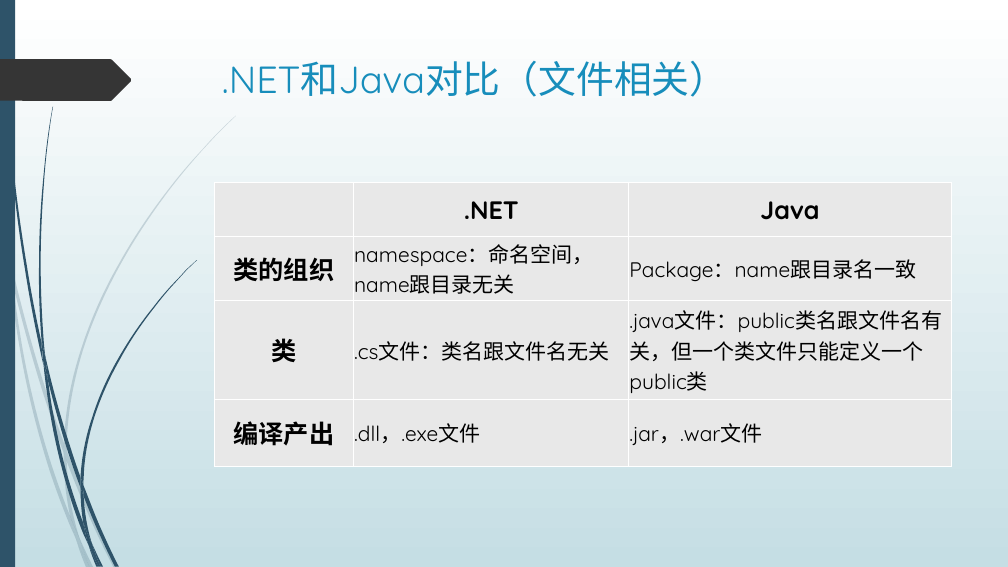
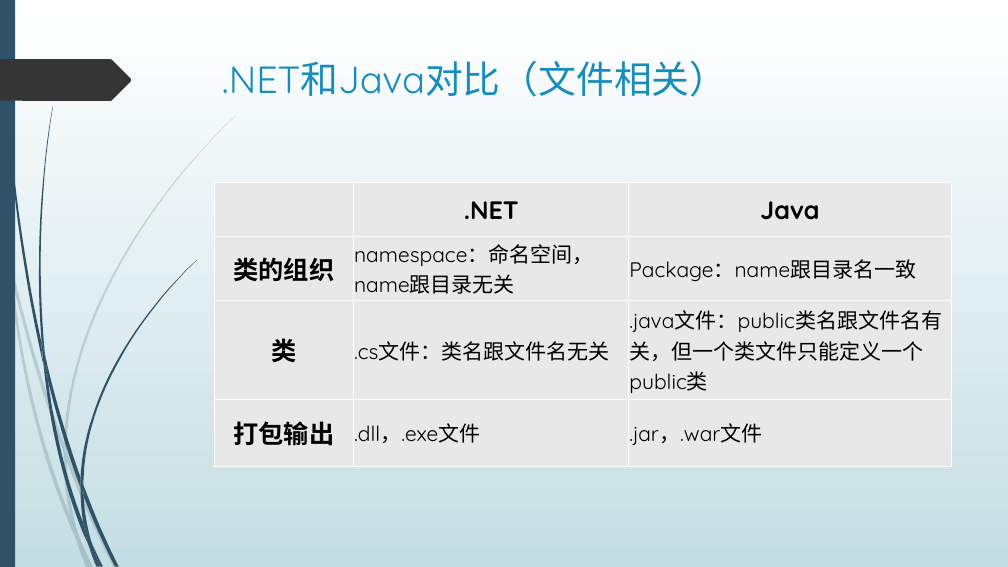
Before and after one commit to dean2015/documents, a slide deck: slide 6 of 201805/JAVA 基础介绍.pptx. Drawn at 1008x567 pixels with LibreOffice and Linux fonts; fonts in the diff are those of the drawing. Boxes give left, top, right and bottom in pixels: in the first picture for what was removed or moved away, otherwise in the second. Text is boxed around its words. In the diff, an @@ line names an element or a change of style, - is before the commit and + after.

```diff
--- a/201805/JAVA 基础介绍.pptx
+++ b/201805/JAVA 基础介绍.pptx
@@ table at box(215, 182, 951, 456) @@
-row 4, column 1: 编译产出
+row 4, column 1: 打包输出
```
Also in this commit, not shown: 3 other slides changed, 6 slides added, 5 slides removed, 3 other files.
